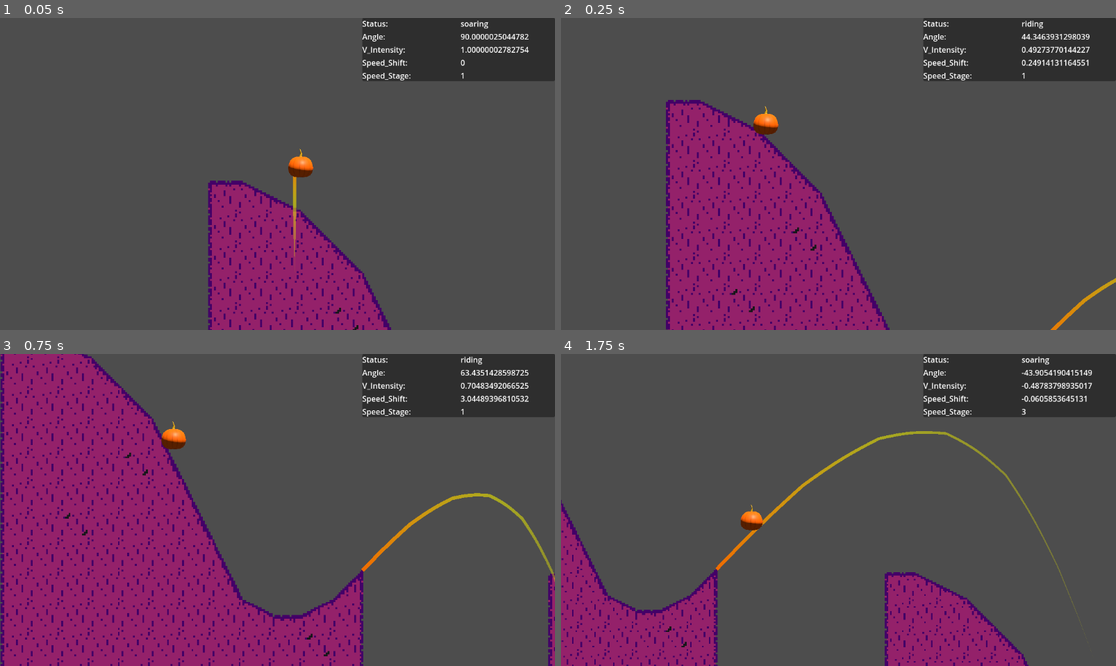
Above: before the commit, frames 1-4 (two rows, left to right).
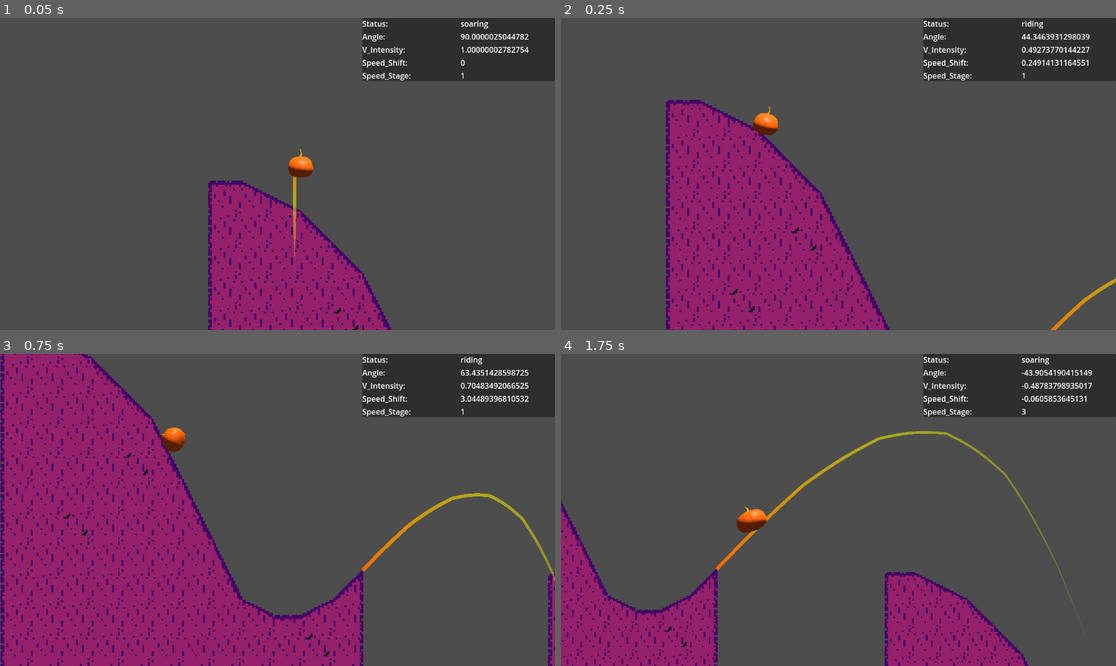
Above: after the commit, the same moments.

Repository: LettucePie/gwj-62-harvest
Game: Godot game, scene res://testing/test_zone.tscn
Two runs of this game, one before a commit and one after it. Both use one fixed random seed, a clock stepped at 60 frames per second and the inputs below.
Inputs:
- Up to frame 1 (0.05 s): no input
- Up to frame 2 (0.25 s): no input
- Up to frame 3 (0.75 s): hold Up (ui_up) from 0.53 s (still down)
- Up to frame 4 (1.75 s): release Up (ui_up) at 1.28 s; hold Down (ui_down) from 1.28 s (still down)

Frame 1 is identical in both runs. In frame 2, less than 0.1% of the frame differs, in the area x 34-40%, y 28-38%; in frame 3, 0.2%; in frame 4, 0.2%, in the area x 31-38%, y 48-58%.

Commit message:
Connect anims to signals for player

Diff:
--- a/art/player_pumpkin.tscn
+++ b/art/player_pumpkin.tscn
@@ -8,6 +8,9 @@
 vertex_color_use_as_albedo = true
 albedo_texture = ExtResource("1_eq37m")
 roughness = 0.5
+emission = Color(0.239216, 0.239216, 0.239216, 1)
+emission_operator = 1
+grow_amount = 2.028
 
 [sub_resource type="ArrayMesh" id="ArrayMesh_1eeea"]
 resource_name = "pumpkin_Sphere001"
--- a/gameplay/player_follow.gd
+++ b/gameplay/player_follow.gd
@@ -8,7 +8,7 @@
 ## Animation Signals
 signal speed_stage_shift(stage)
 signal slam()
-signal brakes_pressed()
+signal brakes(tf)
 
 ## Speed stages are the gameplay goal. Player can press the speed up and slow -\
 ## down buttons, this will change animation, and after filling a meter either -\
@@ -25,6 +25,7 @@
 var status = "soaring"
 var slammed : bool = false
 var slam_delay : int
+var braking : bool = false
 var angle : float
 var vert_intensity : float
 var speed_stage : int = 1
@@ -64,6 +65,7 @@
 			print("Add build up and release pressure")
 			slammed = true
 			slam_delay = Time.get_ticks_msec() + 300
+			emit_signal("slam")
 			var slam_arc = Curve2D.new()
 			slam_arc.add_point(position)
 			slam_arc.add_point(Vector2(position.x, position.y + 2000))
@@ -77,7 +79,10 @@
 	print("Landing")
 	current_ramp.adopt_player(self)
 	progress = landing_progress
+	braking = false
+	status = "riding"
 	emit_signal("landed", current_ramp)
+	emit_signal("speed_stage_shift", speed_stage)
 
 
 func riding(deltatime):
@@ -95,6 +100,12 @@
 	if Input.is_action_pressed("ui_down"):
 		speed_modif *= -0.5
 		revving = false
+		if !braking:
+			braking = true
+			emit_signal("brakes", braking)
+	elif Input.is_action_just_released("ui_down"):
+		braking = false
+		emit_signal("brakes", braking)
 	speed_shift += speed_modif
 	eval_speed(revving)
 	progress += SPEED_STAGES[speed_stage]
@@ -121,10 +132,12 @@
 		if applied_speed >= SPEED_STAGES[speed_stage + 1]:
 			speed_stage += 1
 			speed_shift = 0.0
+			emit_signal("speed_stage_shift", speed_stage)
 	elif !revving_up and speed_stage > 1:
 		if applied_speed <= SPEED_STAGES[speed_stage - 1]:
 			speed_stage -=1
 			speed_shift = 0.0
+			emit_signal("speed_stage_shift", speed_stage)
 
 
 func predict_soar():
--- a/gameplay/player_visual.gd
+++ b/gameplay/player_visual.gd
@@ -8,7 +8,10 @@
 func _ready():
 	anim = get_node("SubViewport/pumpkin/AnimationPlayer")
 	if player == null:
-		player = get_tree().get_nodes_in_group("player")[0]
+		if get_tree().get_nodes_in_group("player").size() > 0:
+			player = get_tree().get_nodes_in_group("player")[0]
+	if player == null:
+		self.queue_free()
 	player_vis_point = player.get_vis_point()
 	position = player.get_parent().to_global(player.position)
 
@@ -18,3 +21,20 @@
 		var target = player.get_parent().to_global(player.position)
 		var rot_vis_point = player_vis_point.position.rotated(player.rotation)
 		position = position.lerp(target + rot_vis_point, 0.3).round()
+
+
+
+
+func _on_player_follow_brakes(tf):
+	if player.status == "riding" and tf:
+		anim.play("brake")
+
+
+func _on_player_follow_slam():
+	if player.status == "soaring":
+		anim.play("slam")
+
+
+func _on_player_follow_speed_stage_shift(stage):
+	if player.status == "riding":
+		anim.play(speed_stage_anims[stage])
--- a/levels/stage_path.tscn
+++ b/levels/stage_path.tscn
@@ -35,5 +35,8 @@
 [node name="ramp_4" parent="." instance=ExtResource("8_vsqfv")]
 position = Vector2(3586, 654)
 
+[connection signal="brakes" from="player_follow" to="player_visual" method="_on_player_follow_brakes"]
 [connection signal="launch_curve" from="player_follow" to="launch" method="_on_player_follow_launch_curve"]
 [connection signal="parent_launch" from="player_follow" to="launch" method="_on_player_follow_parent_launch"]
+[connection signal="slam" from="player_follow" to="player_visual" method="_on_player_follow_slam"]
+[connection signal="speed_stage_shift" from="player_follow" to="player_visual" method="_on_player_follow_speed_stage_shift"]
